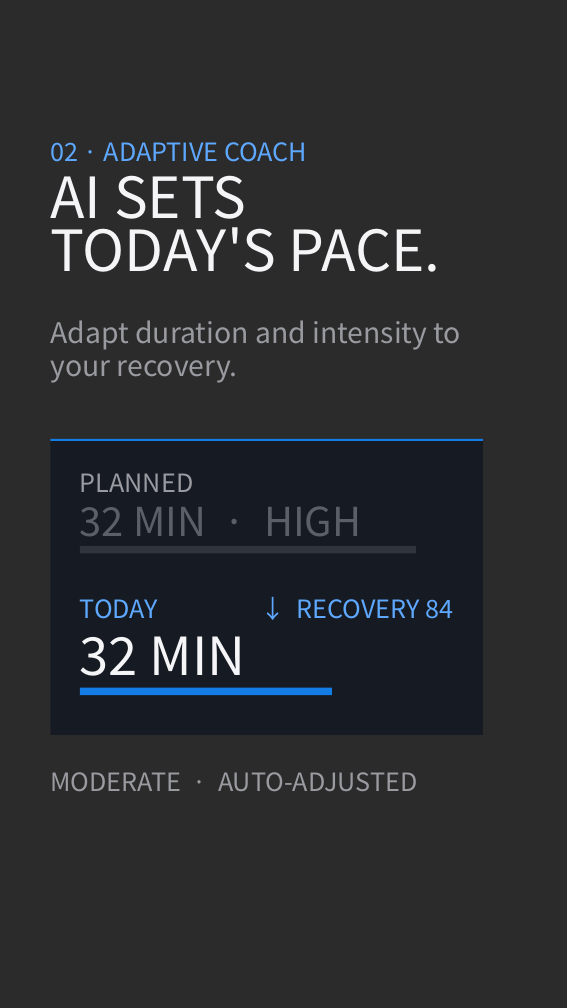
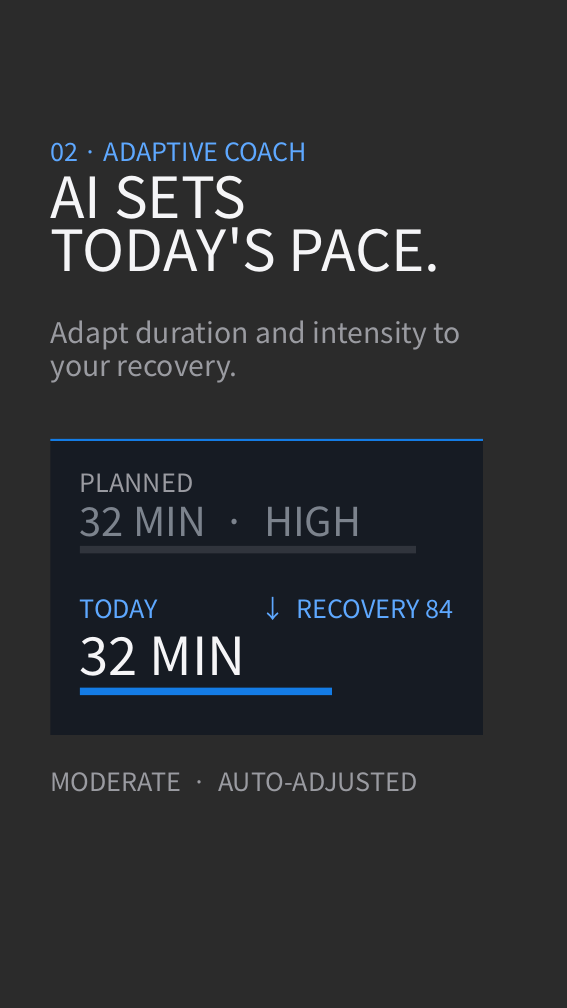
Before and after one commit to sjquant/quickthumb, a slide deck: slide 5 of examples/product_hype_reel.pptx. Drawn at 567x1008 pixels with LibreOffice and Linux fonts; fonts in the diff are those of the drawing; background and template pictures are left out; a plain dark background stands for a picture behind light text. Boxes give left, top, right and bottom in pixels: in the first picture for what was removed or moved away, otherwise in the second. Text is boxed around its words. In the diff, an @@ line names an element or a change of style, - is before the commit and + after.

```diff
--- a/examples/product_hype_reel.pptx
+++ b/examples/product_hype_reel.pptx
@@ text "32 MIN · HIGH" at [80, 506, 361, 537]: text colour #5B6068 to #7C838D @@
```
Also in this commit, not shown: 6 other files.
